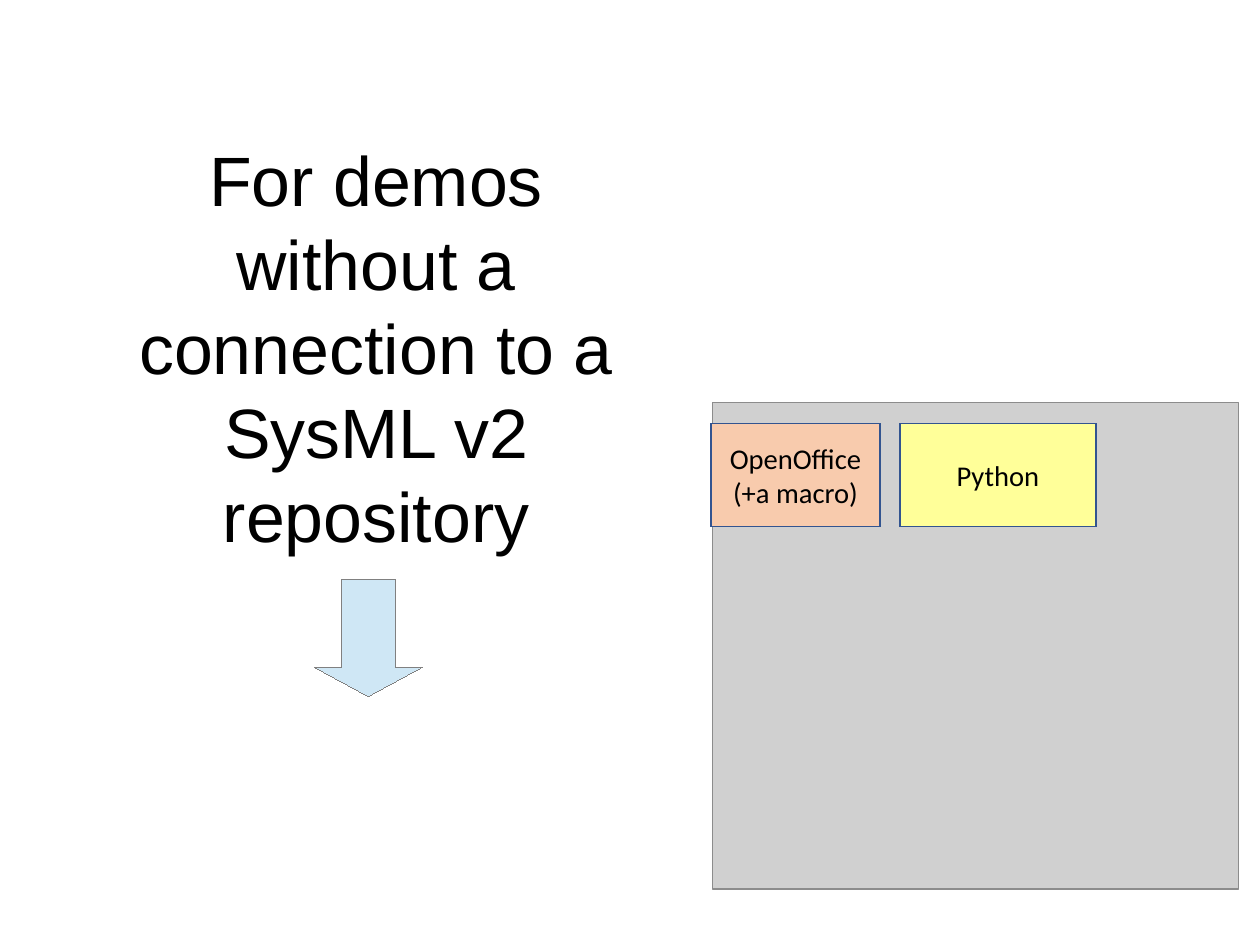
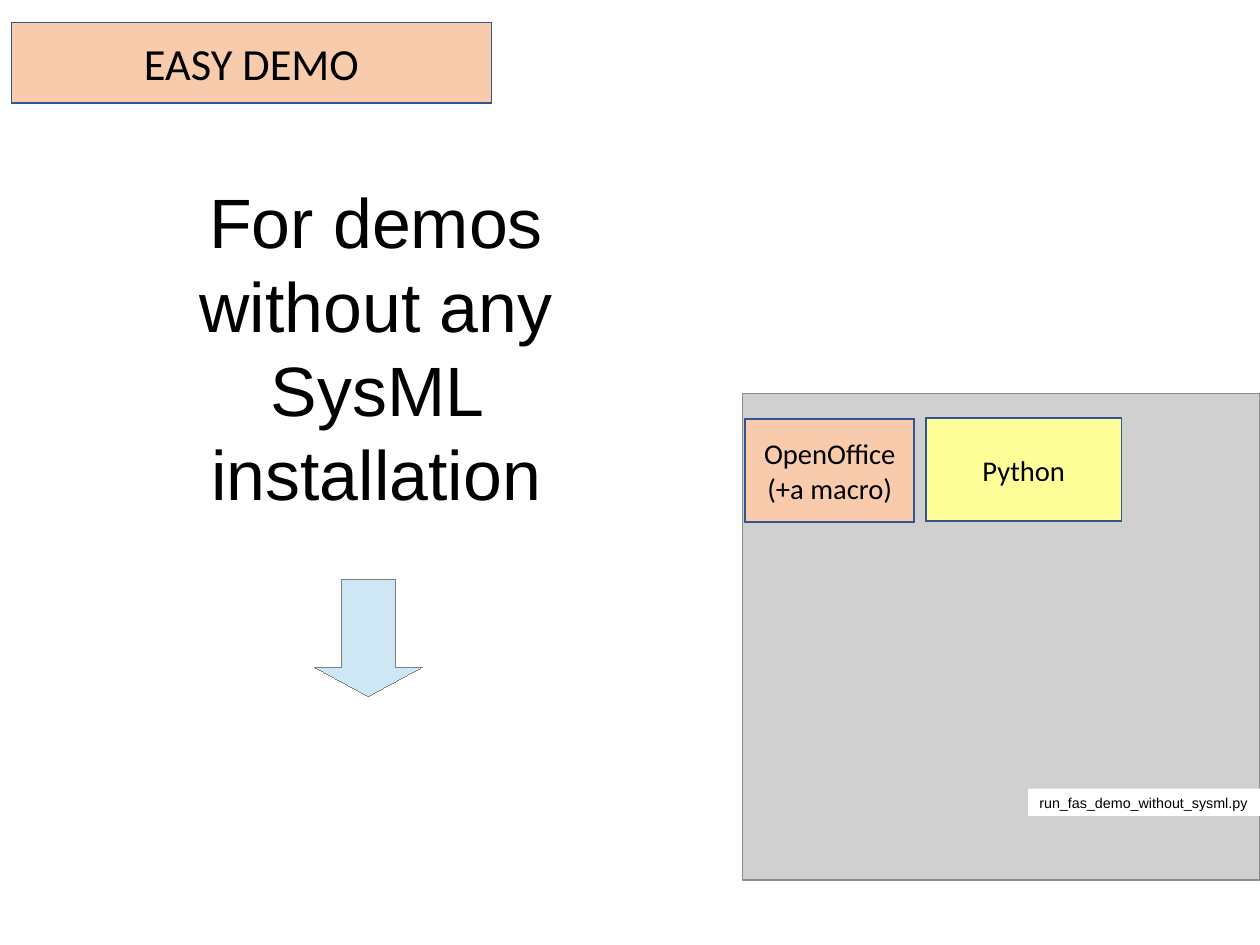
Before and after one commit to GfSE/fas4sysmlv2, a slide deck: slide 5 of src/io/usecase-activity-editor/fas_frontend.odp. Drawn at 1260x945 pixels with LibreOffice and Linux fonts; fonts in the diff are those of the drawing; grey boxes stand for pictures. Boxes give left, top, right and bottom in pixels: in the first picture for what was removed or moved away, otherwise in the second. Text is boxed around its words. In the diff, an @@ line names an element or a change of style, - is before the commit and + after.

Commit message:
Easy demo added

```diff
--- a/src/io/usecase-activity-editor/fas_frontend.odp
+++ b/src/io/usecase-activity-editor/fas_frontend.odp
@@ rectangle added at bbox=[11, 23, 492, 103], fill #F8CBAD, outline #325490 0.99 pt, 28 pt, text #000000 @@
+EASY DEMO
@@ title at bbox=[199, 197, 553, 501]: text changed @@
-For demos without a connection to a SysML v2 repository
+For demos without any SysML installation
@@ picture: place and size @@
-picture at bbox=[712, 402, 1238, 890]
+picture at bbox=[743, 393, 1260, 880]
@@ rectangle "OpenOffice": place and size @@
-rectangle "OpenOffice" at bbox=[711, 423, 880, 526]
+rectangle "OpenOffice" at bbox=[745, 418, 915, 521]
@@ rectangle "Python": place and size @@
-rectangle "Python" at bbox=[900, 423, 1095, 526]
+rectangle "Python" at bbox=[926, 418, 1122, 521]
@@ rectangle added at bbox=[1029, 789, 1260, 816], fill #FFFFFF, 9 pt, text #000000 @@
+run_fas_demo_without_sysml.py
```
Also in this commit, not shown: 1 other slide changed.
